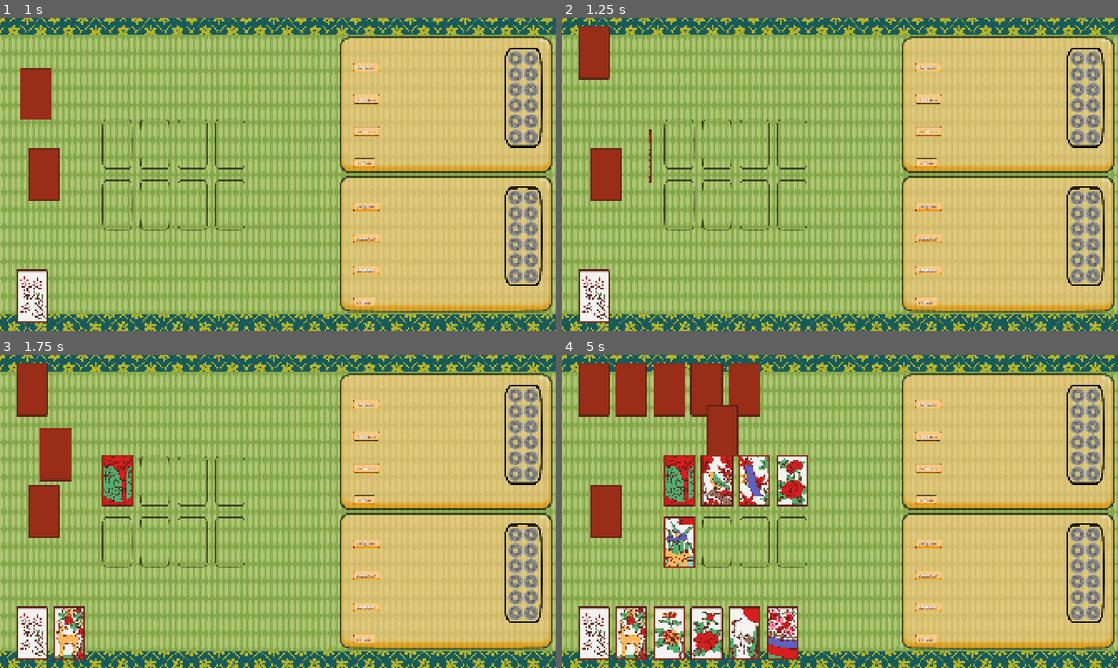
Above: before the commit, frames 1-4 (two rows, left to right).
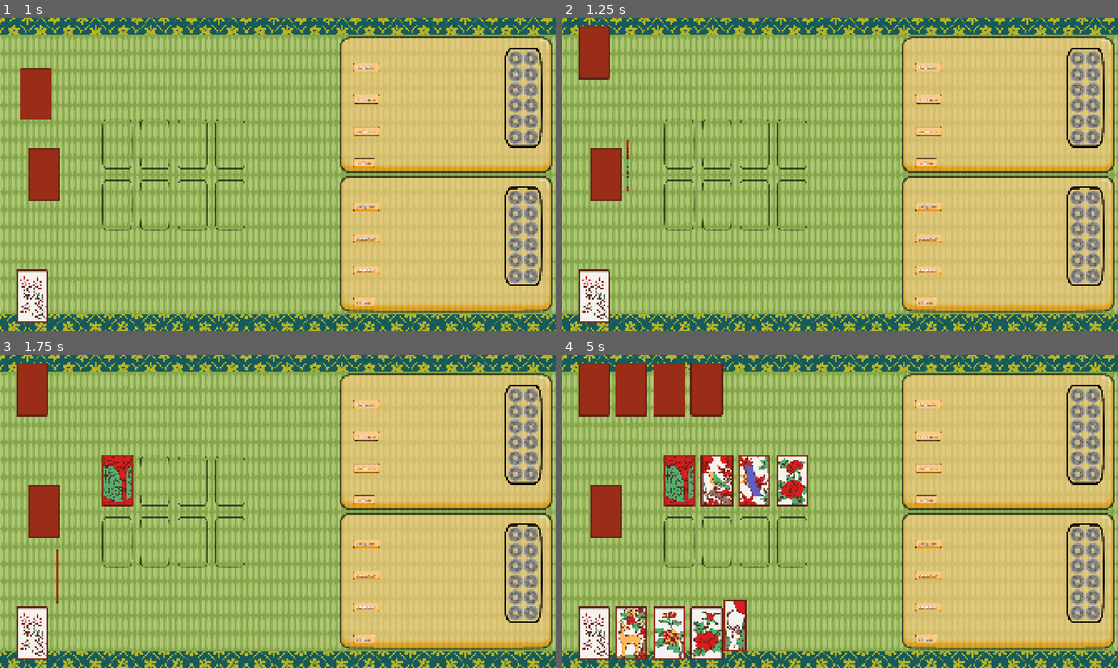
Above: after the commit, the same moments.

Repository: Zyzle/koi-koi
Game: Godot game, scene res://scenes/game.tscn
The game is run twice, just before and just after one commit, with the same random seed, the same clock (stepped at 60 frames per second) and the same inputs.
Inputs (mouse positions are in pixels of both pictures, inside the frame that each line leads up to):
- Up to frame 1 (1 s): click "New Game" at 0.5 s
- Up to frame 2 (1.25 s): no input
- Up to frame 3 (1.75 s): move the mouse to (44, 511) at 1.27 s; click (44, 511) at 1.42 s
- Up to frame 4 (5 s): click (606, 511) at 2.17 s; click (606, 511) at 2.92 s; click (606, 511) at 3.67 s; click (606, 511) at 4.42 s

Frame 1 is identical in both runs. In frame 2, 0.1% of the frame differs, in the area x 11-17%, y 35-56%; in frame 3, 2.0%; in frame 4, 4.7%, in the area x 18-43%, y 2-98%.

Commit message:
more ai bugfixes and end of round panel

Diff:
--- a/scenes/capture_area.tscn
+++ b/scenes/capture_area.tscn
@@ -223,8 +223,9 @@
 [node name="PanelContainer5" type="PanelContainer" parent="."]
 offset_left = 200.0
 offset_top = -200.0
-offset_right = 312.0
-offset_bottom = 128.0
+offset_right = 334.0
+offset_bottom = -66.0
+size_flags_vertical = 0
 theme_override_styles/panel = SubResource("StyleBoxEmpty_fw0jx")
 
 [node name="NinePatchRect" type="NinePatchRect" parent="PanelContainer5"]
@@ -238,6 +239,7 @@
 
 [node name="MarginContainer" type="MarginContainer" parent="PanelContainer5"]
 layout_mode = 2
+size_flags_vertical = 0
 theme_override_constants/margin_left = 15
 theme_override_constants/margin_top = 15
 theme_override_constants/margin_right = 15
@@ -246,6 +248,7 @@
 [node name="CoinContainer" type="GridContainer" parent="PanelContainer5/MarginContainer"]
 unique_name_in_owner = true
 layout_mode = 2
+size_flags_vertical = 0
 columns = 2
 
 [node name="TextureRect" type="TextureRect" parent="PanelContainer5/MarginContainer/CoinContainer"]
--- /dev/null
+++ b/scenes/win_lose_panel.tscn
@@ -0,0 +1,170 @@
+[gd_scene load_steps=10 format=3 uid="uid://bqg4u64dvkwga"]
+
+[ext_resource type="Theme" uid="uid://dxx5m48t8ucyq" path="res://koi_koi_theme.tres" id="1_paekc"]
+[ext_resource type="Texture2D" uid="uid://hqw1gklef1u7" path="res://assets/panel_pale.png" id="2_tm7eh"]
+[ext_resource type="Script" uid="uid://beky3jl12des7" path="res://scripts/ui/win_lose_panel.gd" id="3_m3ss7"]
+[ext_resource type="Texture2D" uid="uid://c57qhxwfi52lv" path="res://assets/callout_blue.png" id="4_rxr38"]
+[ext_resource type="Texture2D" uid="uid://lri4v48rg5ud" path="res://assets/button_tan.png" id="5_034q4"]
+[ext_resource type="Texture2D" uid="uid://d0biplgag7uqi" path="res://assets/button_tan_pressed.png" id="6_eu41u"]
+
+[sub_resource type="Theme" id="Theme_s04ys"]
+
+[sub_resource type="StyleBoxFlat" id="StyleBoxFlat_sjh5u"]
+bg_color = Color(0.6, 0.6, 0.6, 0)
+
+[sub_resource type="Theme" id="Theme_nvy13"]
+
+[node name="WinLosePanel" type="NinePatchRect"]
+anchors_preset = 8
+anchor_left = 0.5
+anchor_top = 0.5
+anchor_right = 0.5
+anchor_bottom = 0.5
+offset_left = -335.0
+offset_top = -400.0
+offset_right = 335.0
+offset_bottom = 400.0
+grow_horizontal = 2
+grow_vertical = 2
+size_flags_horizontal = 4
+size_flags_vertical = 4
+theme = ExtResource("1_paekc")
+texture = ExtResource("2_tm7eh")
+region_rect = Rect2(0, 0, 475, 236)
+patch_margin_left = 80
+patch_margin_top = 80
+patch_margin_right = 80
+patch_margin_bottom = 80
+script = ExtResource("3_m3ss7")
+
+[node name="PanelContainer" type="PanelContainer" parent="."]
+layout_mode = 1
+anchors_preset = 5
+anchor_left = 0.5
+anchor_right = 0.5
+offset_left = -134.25
+offset_top = -50.0
+offset_right = 134.25
+offset_bottom = 73.5
+grow_horizontal = 2
+theme = SubResource("Theme_s04ys")
+theme_override_styles/panel = SubResource("StyleBoxFlat_sjh5u")
+
+[node name="Callout" type="NinePatchRect" parent="PanelContainer"]
+unique_name_in_owner = true
+layout_mode = 2
+texture = ExtResource("4_rxr38")
+patch_margin_left = 30
+patch_margin_top = 60
+patch_margin_right = 55
+patch_margin_bottom = 50
+
+[node name="MarginContainer" type="MarginContainer" parent="PanelContainer"]
+layout_mode = 2
+theme_override_constants/margin_left = 15
+theme_override_constants/margin_right = 15
+
+[node name="WLDLabel" type="Label" parent="PanelContainer/MarginContainer"]
+unique_name_in_owner = true
+layout_mode = 2
+theme = SubResource("Theme_nvy13")
+theme_type_variation = &"HeaderLarge"
+theme_override_font_sizes/font_size = 57
+horizontal_alignment = 1
+vertical_alignment = 1
+
+[node name="MarginContainer" type="MarginContainer" parent="."]
+layout_mode = 1
+anchors_preset = 12
+anchor_top = 1.0
+anchor_right = 1.0
+anchor_bottom = 1.0
+offset_top = -697.0
+grow_horizontal = 2
+grow_vertical = 0
+theme_override_constants/margin_left = 45
+theme_override_constants/margin_right = 45
+theme_override_constants/margin_bottom = 45
+
+[node name="VBoxContainer" type="VBoxContainer" parent="MarginContainer"]
+layout_mode = 2
+theme_override_constants/separation = 20
+
+[node name="VBoxContainer" type="VBoxContainer" parent="MarginContainer/VBoxContainer"]
+layout_mode = 2
+size_flags_vertical = 3
+alignment = 1
+
+[node name="HBoxContainer" type="HBoxContainer" parent="MarginContainer/VBoxContainer/VBoxContainer"]
+layout_mode = 2
+
+[node name="Label" type="Label" parent="MarginContainer/VBoxContainer/VBoxContainer/HBoxContainer"]
+layout_mode = 2
+theme = ExtResource("1_paekc")
+theme_override_colors/font_color = Color(0.99607843, 0.5058824, 0.57254905, 1)
+theme_override_font_sizes/font_size = 45
+text = "Opponent Score:"
+
+[node name="HBoxContainer" type="HBoxContainer" parent="MarginContainer/VBoxContainer/VBoxContainer/HBoxContainer"]
+layout_mode = 2
+size_flags_horizontal = 3
+
+[node name="OpponentScoreLabel" type="Label" parent="MarginContainer/VBoxContainer/VBoxContainer/HBoxContainer"]
+unique_name_in_owner = true
+layout_mode = 2
+theme = ExtResource("1_paekc")
+theme_override_colors/font_color = Color(0.99607843, 0.5058824, 0.57254905, 1)
+theme_override_font_sizes/font_size = 45
+text = "0 pts"
+
+[node name="HBoxContainer2" type="HBoxContainer" parent="MarginContainer/VBoxContainer/VBoxContainer"]
+layout_mode = 2
+
+[node name="Label" type="Label" parent="MarginContainer/VBoxContainer/VBoxContainer/HBoxContainer2"]
+layout_mode = 2
+theme = ExtResource("1_paekc")
+theme_override_colors/font_color = Color(0.3529412, 0.73333335, 0.99607843, 1)
+theme_override_font_sizes/font_size = 45
+text = "Your Score:"
+
+[node name="HBoxContainer" type="HBoxContainer" parent="MarginContainer/VBoxContainer/VBoxContainer/HBoxContainer2"]
+layout_mode = 2
+size_flags_horizontal = 3
+
+[node name="PlayerScoreLabel" type="Label" parent="MarginContainer/VBoxContainer/VBoxContainer/HBoxContainer2"]
+unique_name_in_owner = true
+layout_mode = 2
+theme = ExtResource("1_paekc")
+theme_override_colors/font_color = Color(0.3529412, 0.73333335, 0.99607843, 1)
+theme_override_font_sizes/font_size = 45
+text = "0 pts"
+
+[node name="HBoxContainer" type="HBoxContainer" parent="MarginContainer/VBoxContainer"]
+layout_mode = 2
+alignment = 1
+
+[node name="TextureButton" type="TextureButton" parent="MarginContainer/VBoxContainer/HBoxContainer"]
+custom_minimum_size = Vector2(200, 80)
+layout_mode = 2
+texture_normal = ExtResource("5_034q4")
+texture_pressed = ExtResource("6_eu41u")
+ignore_texture_size = true
+stretch_mode = 4
+
+[node name="Label" type="Label" parent="MarginContainer/VBoxContainer/HBoxContainer/TextureButton"]
+layout_mode = 1
+anchors_preset = 8
+anchor_left = 0.5
+anchor_top = 0.5
+anchor_right = 0.5
+anchor_bottom = 0.5
+offset_left = -18.0
+offset_top = -10.5
+offset_right = 18.0
+offset_bottom = 10.5
+grow_horizontal = 2
+grow_vertical = 2
+theme_override_font_sizes/font_size = 40
+text = "Next"
+
+[connection signal="pressed" from="MarginContainer/VBoxContainer/HBoxContainer/TextureButton" to="." method="_on_texture_button_pressed"]
--- a/scripts/core/card.gd
+++ b/scripts/core/card.gd
@@ -24,6 +24,10 @@
 	points = p
 
 
+func _to_string():
+	return "Card(month=%d, number=%d, type=%s, points=%d)" % [month, number, str(type), points]
+
+
 func make_player_card() -> void:
 	is_field_card = false
 	is_player_card = true
@@ -34,5 +38,5 @@
 	is_field_card = true
 
 
-func _to_string():
-	return "Card(month=%d, number=%d, type=%s, points=%d)" % [month, number, str(type), points]
+func equals(other: Card) -> bool:
+	return month == other.month and number == other.number and type == other.type and points == other.points
--- a/scripts/core/game_state.gd
+++ b/scripts/core/game_state.gd
@@ -93,8 +93,11 @@
 var opponent_captured: Array[Card]
 var player_score: Scoring.ScoreResult = Scoring.ScoreResult.new()
 var opponent_score: Scoring.ScoreResult = Scoring.ScoreResult.new()
+var rounds_to_play: int = 12
 ## Tracks wins for each round, 0 for no win, 1 for player win, 2 for opponent win
 var round_wins: Array[int] = [0, 0, 0, 0, 0, 0, 0, 0, 0, 0, 0, 0]
+var player_running_score: int = 0
+var opponent_running_score: int = 0
 
 # Game Flow Signals
 signal phase_changed(new_phase: Phase)
@@ -402,5 +405,11 @@
 ## End the current round, setting winner as 1 for player, 2 for opponent
 func end_round(winner: int) -> void:
 	round_wins[round_number - 1] = winner
+
+	if winner == 1:
+		player_running_score += player_score.total_score
+	elif winner == 2:
+		opponent_running_score += opponent_score.total_score
+
 	update_wins.emit(round_wins)
-	advance_game_phase()
+	# advance_game_phase()
--- a/scripts/players/mcts/game_simulator.gd
+++ b/scripts/players/mcts/game_simulator.gd
@@ -47,16 +47,57 @@
 
 
 ## Create a simulated state from the real game state
-## TODO: player_hand and deck card contents should be hidden knowledge for opponent AI
-## should update these to be chosen at random from a new deck with known cards (field, captured, opponent hand) removed
 static func create_from_game_state(game_state: GameState) -> SimulatedState:
+	var guessed_cards: Array[Card] = []
+	for card in CardsDB.BASE_DECK:
+		guessed_cards.append(Card.new(card.month, card.number, card.type, card.points))
+
+	guessed_cards = guessed_cards.filter(func(c: Card) -> bool:
+		# Remove known cards from guessed pool
+		for known_card in game_state.field_cards:
+			if c.equals(known_card):
+				return false
+		for known_card in game_state.player_captured:
+			if c.equals(known_card):
+				return false
+		for known_card in game_state.opponent_captured:
+			if c.equals(known_card):
+				return false
+		for known_card in game_state.opponent_hand:
+			if c.equals(known_card):
+				return false
+		return true
+	)
+
+	guessed_cards.shuffle()
+
 	var sim_state = SimulatedState.new()
-	sim_state.player_hand = game_state.player_hand.duplicate()
 	sim_state.opponent_hand = game_state.opponent_hand.duplicate()
+	sim_state.player_captured = game_state.player_captured.duplicate()
 	sim_state.field_cards = game_state.field_cards.duplicate()
-	sim_state.deck = game_state.deck.duplicate()
-	sim_state.player_captured = game_state.player_captured.duplicate()
 	sim_state.opponent_captured = game_state.opponent_captured.duplicate()
+
+	var top_deck_card = game_state.deck[game_state.deck.size() - 1] if game_state.deck.size() > 0 else null
+	if top_deck_card != null:
+		guessed_cards = guessed_cards.filter(func(c: Card) -> bool:
+			return not c.equals(top_deck_card)
+		)
+
+		for i in range(game_state.deck.size() - 1):
+			sim_state.deck.append(guessed_cards.pop_back())
+
+		for i in range(game_state.player_hand.size()):
+			sim_state.player_hand.append(guessed_cards.pop_back())
+
+		sim_state.deck.append(top_deck_card)
+	else:
+		# I feel like this case shouldn't happen
+		for i in range(game_state.deck.size()):
+			sim_state.deck.append(guessed_cards.pop_back())
+
+		for i in range(game_state.player_hand.size()):
+			sim_state.player_hand.append(guessed_cards.pop_back())
+
 	sim_state.current_turn = game_state.current_turn
 	sim_state.current_turn_phase = game_state.current_turn_phase
 	sim_state.player_score = game_state.player_score.total_score
--- a/scripts/ui/capture_area.gd
+++ b/scripts/ui/capture_area.gd
@@ -17,6 +17,7 @@
 @onready var coin_container: GridContainer = %CoinContainer
 
 
+# TODO: Temporarily slow down animations for debugging
 func _animate_card_capture(card_visual: CardVisual, target_container: Node2D) -> Tween:
 	card_visual.remove_highlight()
 	var target_index = target_container.card_count()
@@ -27,8 +28,8 @@
 	target_container.add_card(card_visual)
 
 	var tween = get_tree().create_tween()
-	tween.tween_property(card_visual, "position", target_local_position, 0.25)
-	tween.parallel().tween_property(card_visual, "scale", card_visual.scale * CARD_REDUCED_SCALE, 0.25)
+	tween.tween_property(card_visual, "position", target_local_position, 0.5)
+	tween.parallel().tween_property(card_visual, "scale", card_visual.scale * CARD_REDUCED_SCALE, 0.5)
 	return tween
 
 
--- /dev/null
+++ b/scripts/ui/expand_button.gd
@@ -0,0 +1,13 @@
+@tool
+extends TextureButton
+
+@onready var label_node: Label = $Label
+
+func _ready():
+	label_node.resized.connect(_on_label_resized)
+
+func _on_label_resized():
+	if label_node.size.x > self.size.x:
+		self.size.x = label_node.size.x
+	# if label_node.size.y > self.size.y:
+	# 	self.size.y = label_node.size.y
--- a/scripts/ui/field.gd
+++ b/scripts/ui/field.gd
@@ -34,7 +34,8 @@
 			card_visual.flip_card()
 
 			var tween = get_tree().create_tween()
-			tween.tween_property(card_visual, "global_position", target_position, 0.25)
+			# TODO: Temporarily slow down animations for debugging
+			tween.tween_property(card_visual, "global_position", target_position, 0.5)
 			return tween
 
 	return null
--- a/scripts/ui/ui_manager.gd
+++ b/scripts/ui/ui_manager.gd
@@ -3,6 +3,7 @@
 
 const CARD_SCENE_PATH = "res://scenes/card_visual.tscn"
 const SCORING_PANEL_SCENE_PATH = "res://scenes/scoring_panel.tscn"
+const WIN_LOSE_PANEL_SCENE_PATH = "res://scenes/win_lose_panel.tscn"
 
 
 @onready var game_world: Node2D = %GameWorld
@@ -23,6 +24,7 @@
 var deal_registry: Array[Dictionary]
 var selected_card: CardVisual
 var scoring_panel: ScoringPanel
+var wld_panel: WinLosePanel
 
 func _create_card_visual(card: Card) -> CardVisual:
 	var card_scene = preload(CARD_SCENE_PATH)
@@ -62,6 +64,12 @@
 	print("UI: Player chose to end round")
 	scoring_panel.queue_free()
 	player_chose_end_round.emit()
+
+
+func _on_next_pressed() -> void:
+	print("UI: Next pressed on Win/Lose panel")
+	wld_panel.queue_free()
+	game_state.advance_game_phase()
 
 
 func set_game_state(state: GameState) -> void:
@@ -308,3 +316,9 @@
 	print("UI: Updating round wins display: ", wins_player, wins_opponent)
 	player_capture_area.set_coins(wins_player)
 	opponent_capture_area.set_coins(wins_opponent)
+	var wld_panel_scene = preload(WIN_LOSE_PANEL_SCENE_PATH)
+	wld_panel = wld_panel_scene.instantiate()
+	wld_panel.position = Vector2(625, 140)
+	wld_panel.set_game_state(game_state)
+	wld_panel.next_pressed.connect(_on_next_pressed)
+	game_world.add_child(wld_panel)
--- /dev/null
+++ b/scripts/ui/win_lose_panel.gd
@@ -0,0 +1,38 @@
+class_name WinLosePanel
+extends NinePatchRect
+
+const WIN_CALLOUT_TEXTURE_PATH = "res://assets/callout_blue.png"
+const LOSE_CALLOUT_TEXTURE_PATH = "res://assets/callout_red.png"
+const DRAW_CALLOUT_TEXTURE_PATH = "res://assets/callout_tan.png"
+
+@onready var callout: NinePatchRect = %Callout
+@onready var wld_label: Label = %WLDLabel
+@onready var opponent_score_label: Label = %OpponentScoreLabel
+@onready var player_score_label: Label = %PlayerScoreLabel
+@onready var next_button: TextureButton = %NextButton
+
+signal next_pressed
+
+var game_state: GameState
+
+func _ready():
+	opponent_score_label.text = "%d pts" % game_state.opponent_running_score
+	player_score_label.text = "%d pts" % game_state.player_running_score
+
+	if game_state.round_wins[game_state.round_number - 1] == 1:
+		callout.texture = load(WIN_CALLOUT_TEXTURE_PATH)
+		wld_label.text = "You Win!"
+	elif game_state.round_wins[game_state.round_number - 1] == 2:
+		callout.texture = load(LOSE_CALLOUT_TEXTURE_PATH)
+		wld_label.text = "You Lose!"
+	else:
+		callout.texture = load(DRAW_CALLOUT_TEXTURE_PATH)
+		wld_label.text = "Draw!"
+
+
+func _on_texture_button_pressed():
+	next_pressed.emit()
+
+
+func set_game_state(state: GameState) -> void:
+	game_state = state
Binary file added: assets/button_blue.png
Not shown, added: assets/button_blue.png.import
Binary file added: assets/button_blue_pressed.png
Not shown, added: assets/button_blue_pressed.png.import
Binary file added: assets/callout_red.png
Not shown, added: assets/callout_red.png.import
Binary file added: assets/callout_tan.png
Not shown, added: assets/callout_tan.png.import
Not shown, added: scripts/ui/expand_button.gd.uid
Not shown, added: scripts/ui/win_lose_panel.gd.uid
